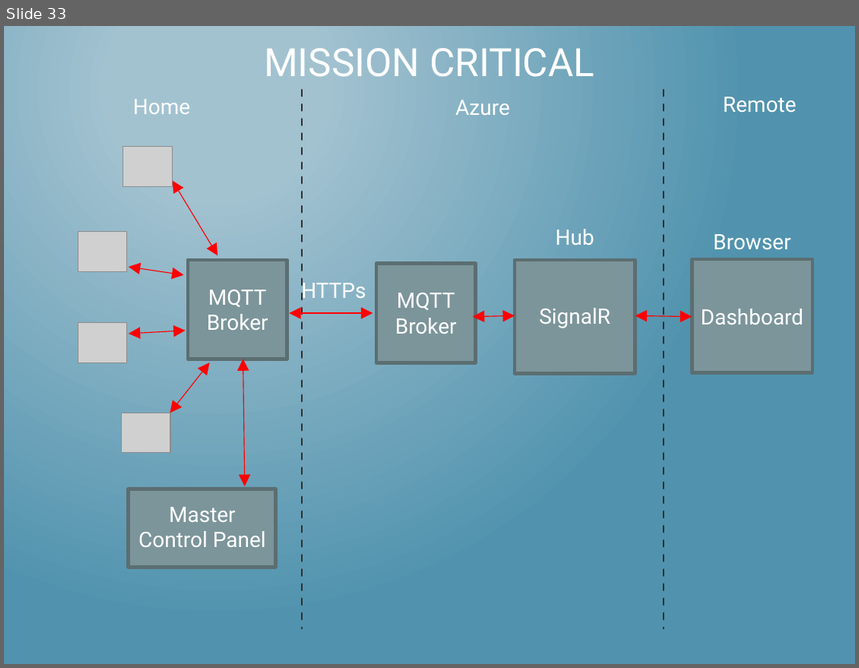
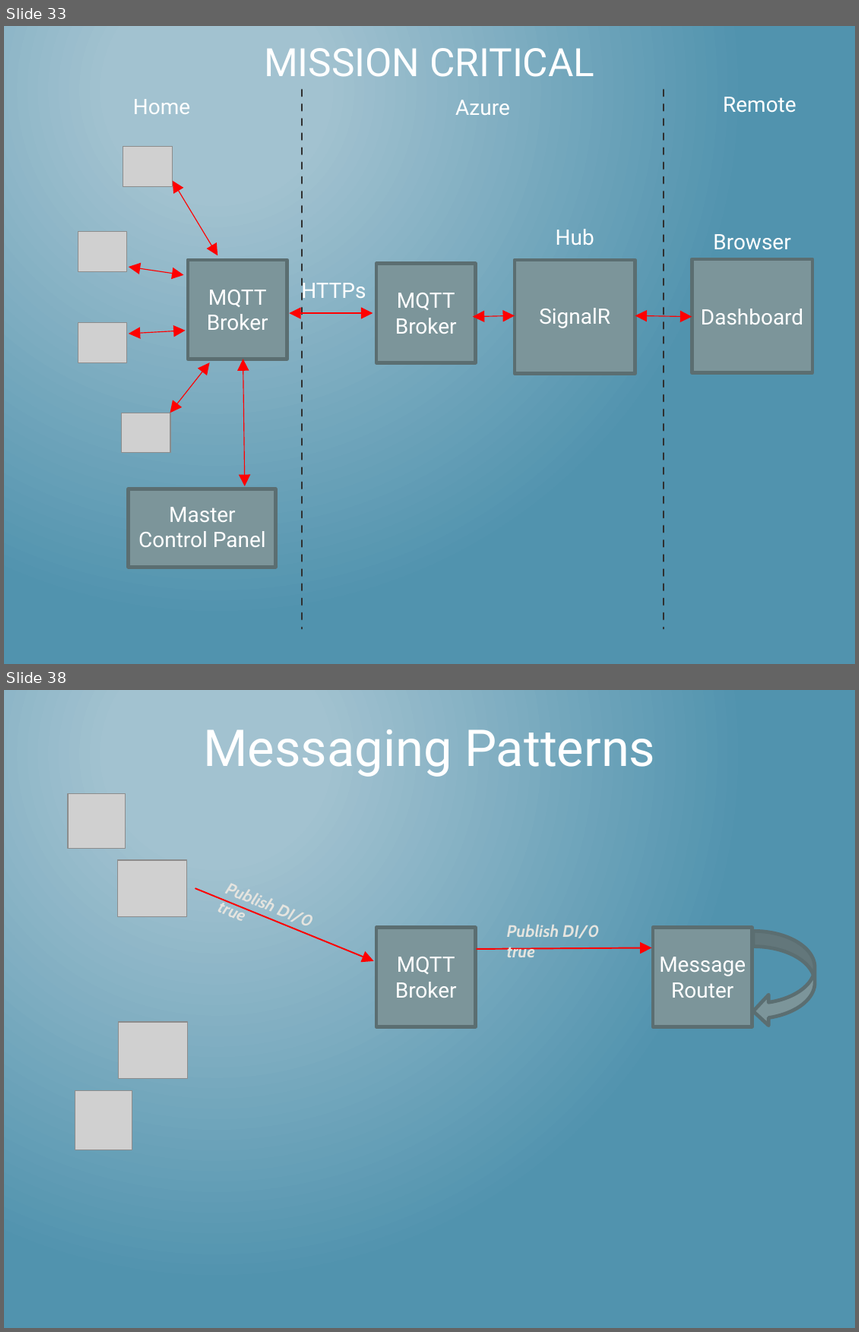
Before and after one commit to mlinnen/CloudHomeSecurity, a slide deck: docs/HacknightPowerPoint.pptx. Shown one above the other, each under a label of ours: slide 33 before the commit, slides 33 and 38 after it; the slides between them are not shown. The pictures are 859x668 and 859x1332 pixels, drawn with LibreOffice and Linux fonts; fonts in the diff are those of the drawing; grey boxes stand for pictures. Boxes give left, top, right and bottom in pixels: in the first picture for what was removed or moved away, otherwise in the second. Text is boxed around its words. In the diff, an @@ line names an element or a change of style, - is before the commit and + after.

```diff
--- a/docs/HacknightPowerPoint.pptx
+++ b/docs/HacknightPowerPoint.pptx
@@ slide 38 added at [4,690,855,1328], background gradient #A3C3D1 to #5194AF @@
@@ title added at [203,730,655,777], 43 pt, text #FFFFFF @@
+Messaging Patterns
@@ picture added at [68,794,126,848] @@
@@ picture added at [117,860,187,917] @@
@@ arrow added from (196, 888) to (374, 961), #FF0000 1.25 pt @@
@@ text added at [276,904,310,927], 14 pt, text #E5E4DF, bold, italic @@
+Publish DI/0 true
@@ rectangle added at [377,927,477,1026], fill #7C959A, outline #5C6E72 3.03 pt @@
@@ text added at [507,925,599,958], 14 pt, text #E5E4DF, bold, italic @@
+Publish DI/0 true
@@ rectangle added at [652,927,752,1026], fill #7C959A, outline #5C6E72 3.03 pt @@
@@ curved right arrow added at [753,931,814,1026], fill #7C959A, outline #5C6E72 3.03 pt @@
@@ text added at [395,957,457,998], 18 pt, text #FFFFFF @@
+MQTT
+Broker
@@ arrow added from (477, 948) to (652, 948), #FF0000 1.25 pt @@
@@ text added at [659,957,746,998], 18 pt, text #FFFFFF @@
+Message
+Router
@@ picture added at [118,1022,188,1079] @@
@@ picture added at [75,1091,132,1150] @@
```
Also in this commit, not shown: 16 slides changed, 5 other slides added.
